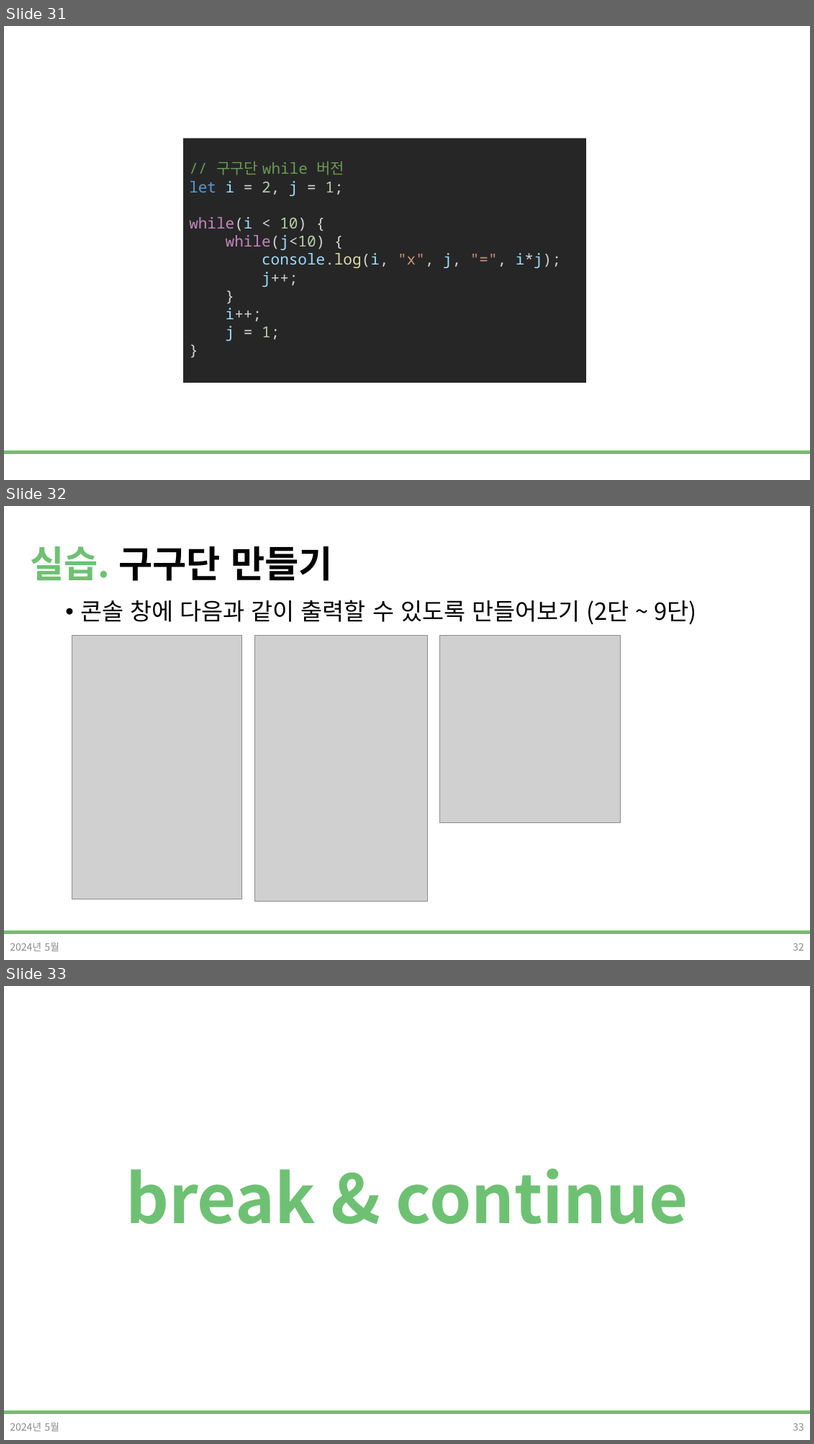
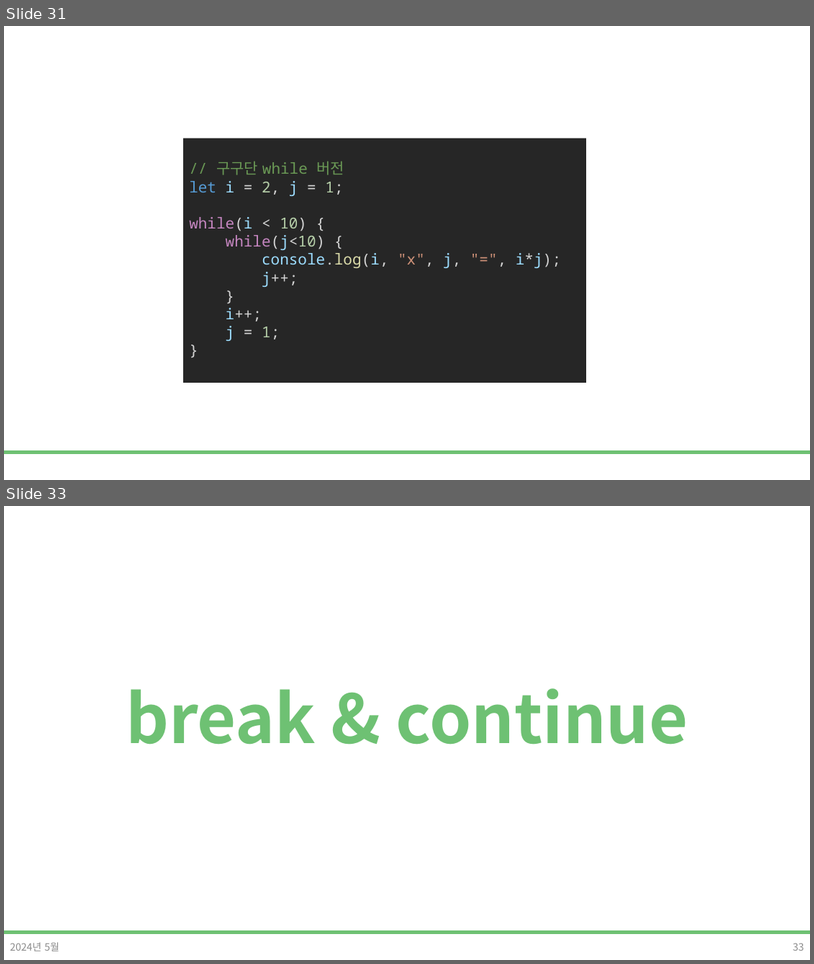
Before and after one commit to DevDamon0527/SeSAC_Yeongdeungpo_Campus_6th, a slide deck: material/[SeSAC_YDP_6] 04_3_Javascript.pptx. Shown one above the other, each under a label of ours: slides 31, 32 and 33 before the commit, slides 31 and 33 after it; the slides between them are not shown. The pictures are 814x1444 and 814x964 pixels, drawn with LibreOffice and Linux fonts; fonts in the diff are those of the drawing; grey boxes stand for pictures; background and template pictures are left out. Boxes give left, top, right and bottom in pixels: in the first picture for what was removed or moved away, otherwise in the second. Text is boxed around its words. In the diff, an @@ line names an element or a change of style, - is before the commit and + after.

```diff
--- a/material/[SeSAC_YDP_6] 04_3_Javascript.pptx
+++ b/material/[SeSAC_YDP_6] 04_3_Javascript.pptx
@@ slide 32 removed at (4,506,810,960), background #FFFFFF; not listed: 1 template element that a slide beside it also shows @@
@@ title removed at (30,546,333,581) @@
-실습. 구구단 만들기
@@ text removed at (80,600,697,624) @@
-• 콘솔 창에 다음과 같이 출력할 수 있도록 만들어보기 (2단 ~ 9단)
@@ picture removed at (72,635,242,898) @@
@@ picture removed at (255,635,427,901) @@
@@ picture removed at (440,635,620,822) @@
@@ text removed at (10,942,59,951) @@
-2024년 5월
@@ page number removed at (793,942,805,950) @@
-32
```
Also in this commit, not shown: 3 slides changed, 6 slides added, 5 other slides removed, 9 other files.
